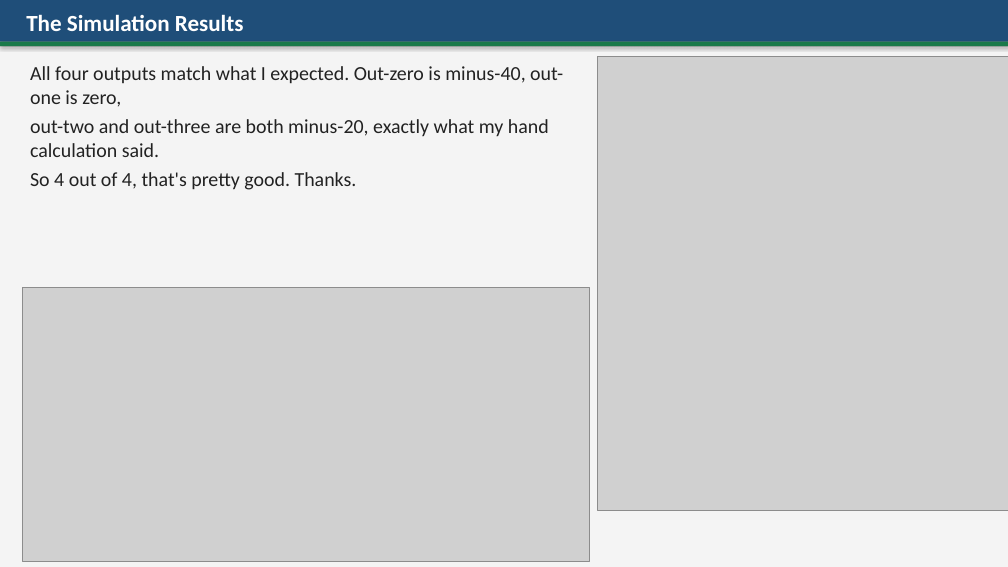
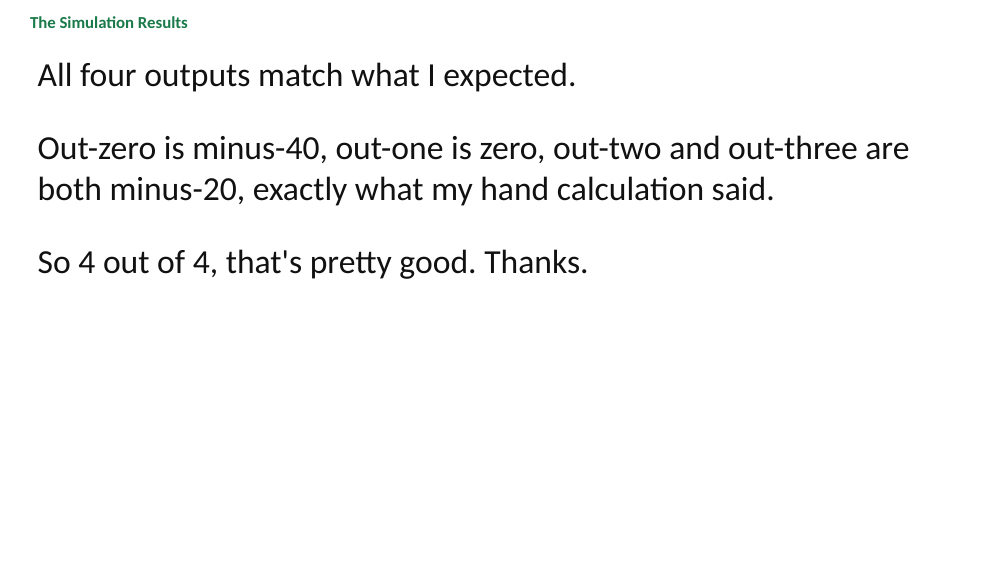
Before and after one commit to BaoPSU/ECE410-HW4AI, a slide deck: slide 7 of codefest/cf06/presentation/cf06_cllm_slides.pptx. Drawn at 1008x567 pixels with LibreOffice and Linux fonts; fonts in the diff are those of the drawing; grey boxes stand for pictures. Boxes give left, top, right and bottom in pixels: in the first picture for what was removed or moved away, otherwise in the second. Text is boxed around its words. In the diff, an @@ line names an element or a change of style, - is before the commit and + after.

```diff
--- a/codefest/cf06/presentation/cf06_cllm_slides.pptx
+++ b/codefest/cf06/presentation/cf06_cllm_slides.pptx
@@ rectangle removed at bbox=[0, 0, 1008, 567] @@
@@ rectangle removed at bbox=[0, 0, 1008, 42] @@
@@ text "The Simulation Results" at bbox=[30, 16, 188, 28]: size 22 to 16 pt, text colour #FFFFFF to #1A7A4A @@
@@ rectangle removed at bbox=[0, 42, 1008, 46] @@
@@ text "All four outputs match what ...": place and size @@
-text "All four outputs match what ..." at bbox=[30, 66, 563, 190]
+text "All four outputs match what ..." at bbox=[38, 62, 909, 279]
@@ picture removed at bbox=[597, 57, 1008, 510] @@
@@ text at bbox=[38, 62, 909, 206]: text changed; size 19 to 32 pt; text colour #222222 to #111111 @@
-All four outputs match what I expected. Out-zero is minus-40, out-one is zero,
-out-two and out-three are both minus-20, exactly what my hand calculation said.
+All four outputs match what I expected.
+Out-zero is minus-40, out-one is zero, out-two and out-three are both minus-20, exactly what my hand calculation said.
@@ text at bbox=[38, 249, 588, 279]: size 19 to 32 pt, text colour #222222 to #111111 in "So 4 out of 4, that's pretty ..."; less space between paragraphs @@
@@ picture removed at bbox=[23, 287, 590, 561] @@
```
Also in this commit, not shown: 6 other slides changed, 1 other file.
